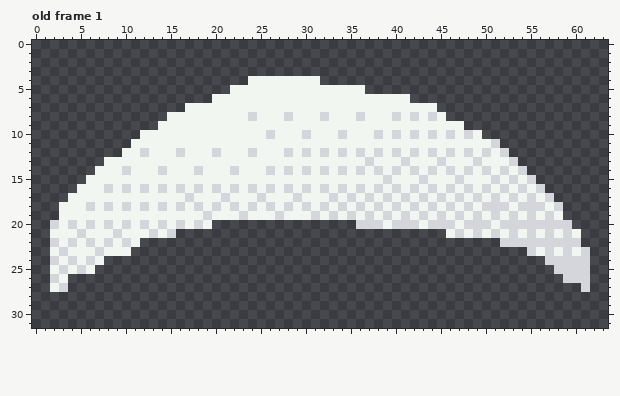
Two versions of one pixel-art file, The Rule/Assets/Art/swipe.aseprite. The picture above is the old version.
64x32 pixels, 1 frame. Shown: old frame 1. The commit also changed other frames, which this record leaves out.
And afterwards:
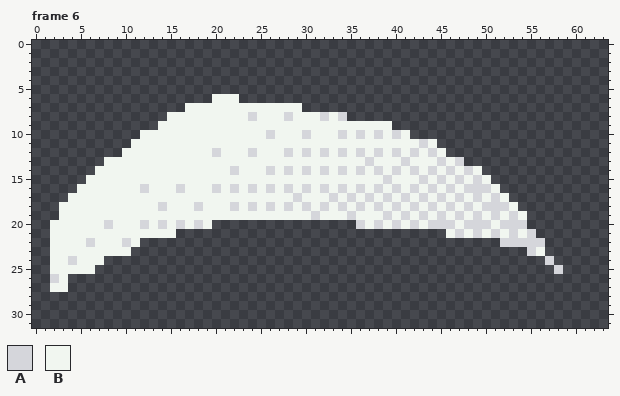
Palette (. is transparent): A #d5d6db  B #f1f6f0
A new or re-ordered frame is compared with the old frame closest to it.
Commit message: Sword Swipe Added a Sword Swipe animation to all melee attacks.
What changed:
frames 1 -> 13
Changed rows in their new state; - is an unchanged pixel.
Frame 6 is new; against old frame 1:
first column x 2:
 4 ----------------------........------------------------------
 5 --------------------...............-------------------------
 6 ---------------------...................--------------------
 7 ----------------------------...............-----------------
 8 --------------------------------A...........----------------
 9 --------------------------------------........--------------
10 ----------------------------------A-----........------------
11 -----------------------------------------A-.......----------
12 ----------B---B-----------------------------.......---------
13 ---------------------------------------------A......--------
14 --------B---B---B-------------------------------.....-------
15 -------------------------------------------A---A-.....------
16 ------B-B---B---B------------------------------A--.....-----
17 ---------------B---B---B---------------------------.....----
18 ----B-B-B-B---B---B---------------------------------.....---
19 -----------------B---B---B-----B---B-----------------....---
20 B-B-B---B--------------------------B---B-------------.....--
21 ---B---B---B-B----------------------------------------.....-
22 B-B---B------------------------------------------------....-
23 -B---B-------------------------------------------------.....
24 B---B---------------------------------------------------....
25 -B-B-----------------------------------------------------...
26 ---------------------------------------------------------...
27 -B---------------------------------------------------------.
Pixel boxes of the changes (left, top, right, bottom) in both pictures:
changed: (50, 76, 590, 292)
